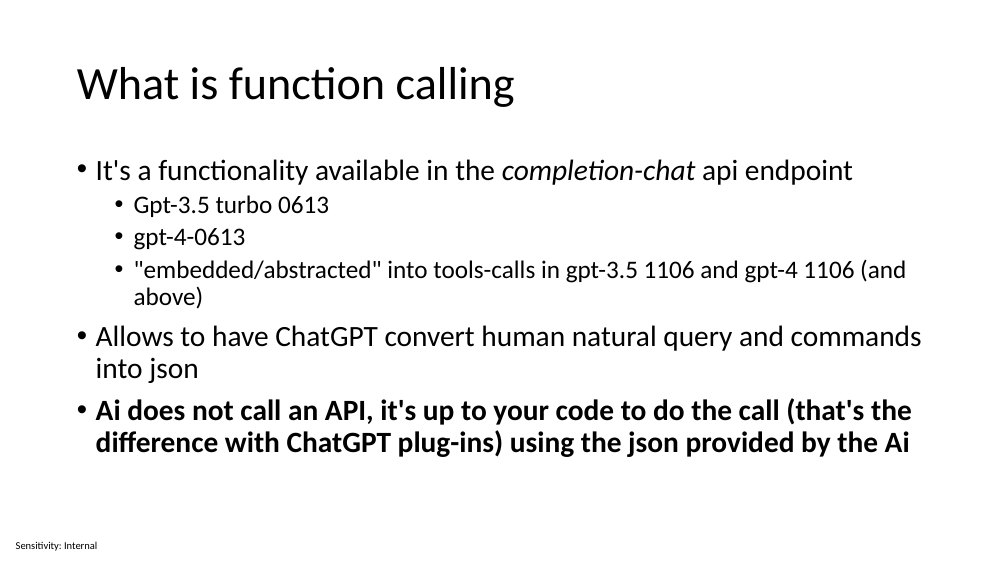
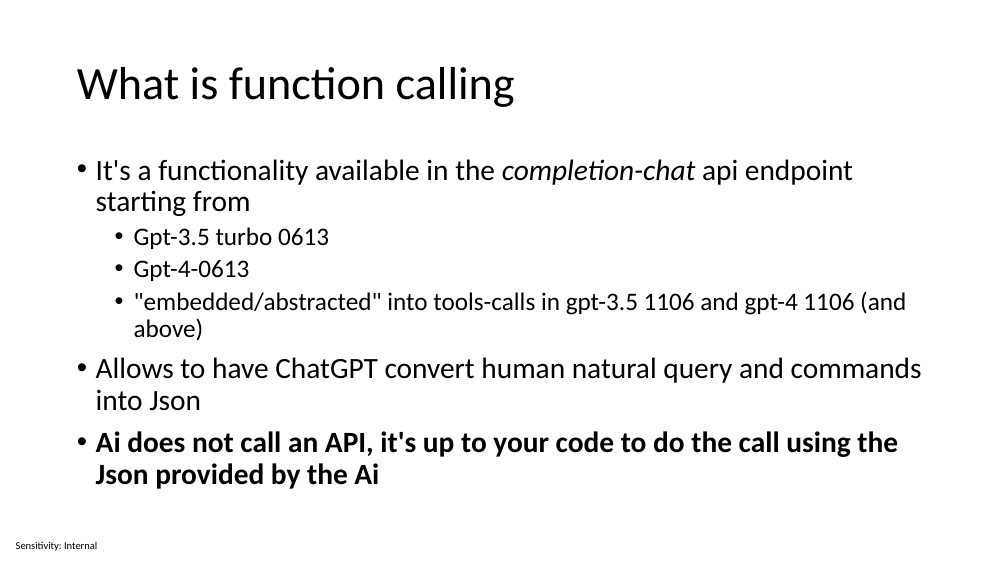
Before and after one commit to sabbadino/function-caling, a slide deck: slide 6 of Function calling.pptx (slide 3 before the commit). Drawn at 1008x567 pixels with LibreOffice and Linux fonts; fonts in the diff are those of the drawing. Boxes give left, top, right and bottom in pixels: in the first picture for what was removed or moved away, otherwise in the second. Text is boxed around its words. In the diff, an @@ line names an element or a change of style, - is before the commit and + after.

```diff
--- a/Function calling.pptx
+++ b/Function calling.pptx
@@ text at bbox=[96, 159, 853, 216]: text changed @@
-• It's a functionality available in the completion-chat api endpoint
+• It's a functionality available in the completion-chat api endpoint starting from
@@ text at bbox=[134, 260, 250, 281]: text changed @@
-  • gpt-4-0613
+  • Gpt-4-0613
@@ text at bbox=[96, 357, 922, 489]: text changed @@
-• Allows to have ChatGPT convert human natural query and commands into json
-• Ai does not call an API, it's up to your code to do the call (that's the difference with ChatGPT plug-ins) using the json provided by the Ai
+• Allows to have ChatGPT convert human natural query and commands into Json
+• Ai does not call an API, it's up to your code to do the call using the Json provided by the Ai
```
Also in this commit, not shown: 5 other slides changed, 5 slides added, 1 other file.
